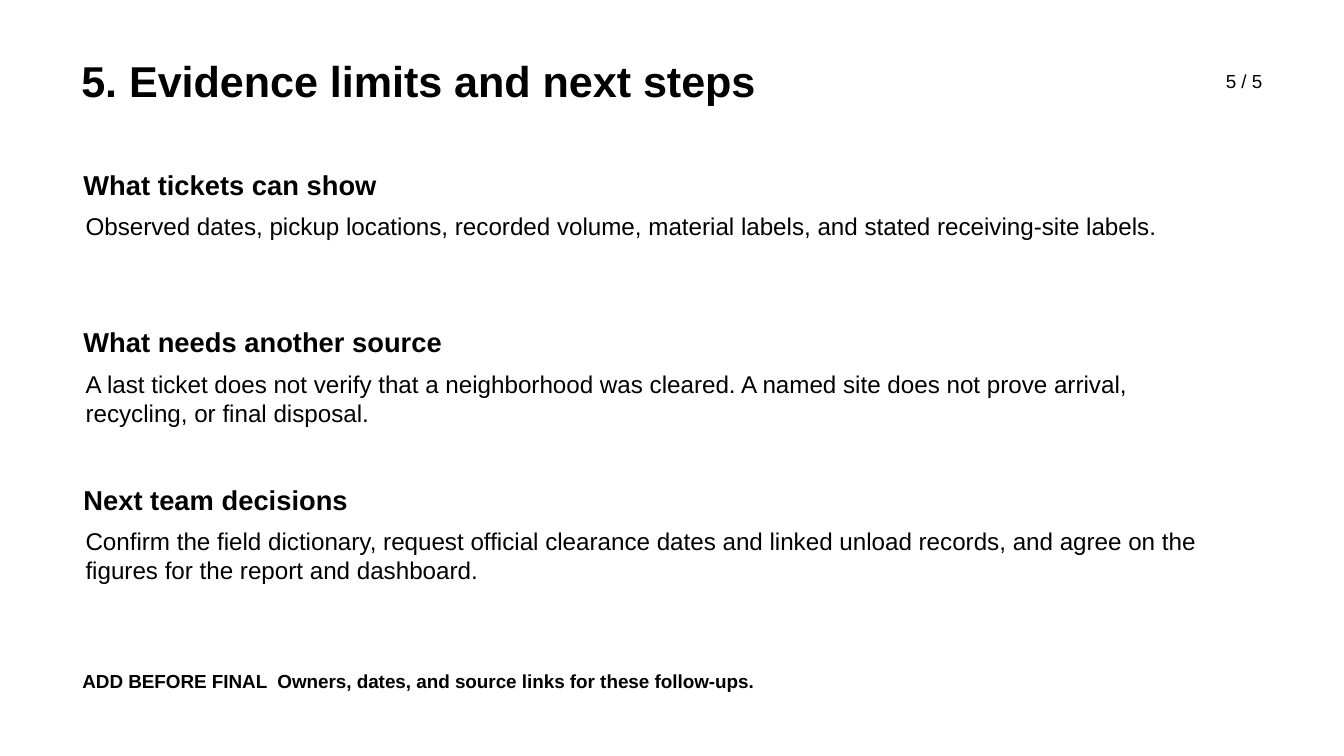
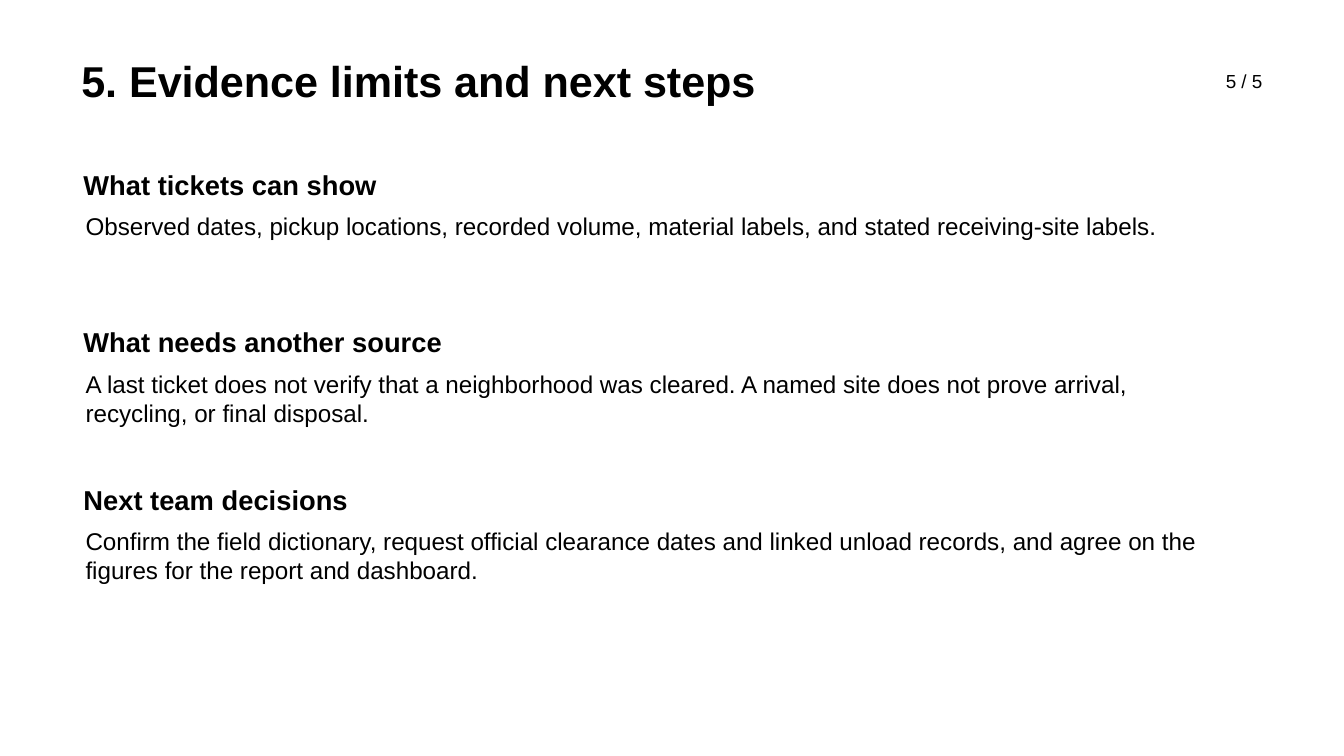
Before and after one commit to m-ark-han/Ticket-Data-Visualizations, a slide deck: slide 5 of presentation/DebrisInsight_five_slide_draft.pptx. Drawn at 1344x756 pixels with LibreOffice and Linux fonts; fonts in the diff are those of the drawing. Boxes give left, top, right and bottom in pixels: in the first picture for what was removed or moved away, otherwise in the second. Text is boxed around its words. In the diff, an @@ line names an element or a change of style, - is before the commit and + after.

```diff
--- a/presentation/DebrisInsight_five_slide_draft.pptx
+++ b/presentation/DebrisInsight_five_slide_draft.pptx
@@ text removed at [82,674,754,692] @@
-ADD BEFORE FINAL Owners, dates, and source links for these follow-ups.
```
Also in this commit, not shown: 4 other slides changed.
